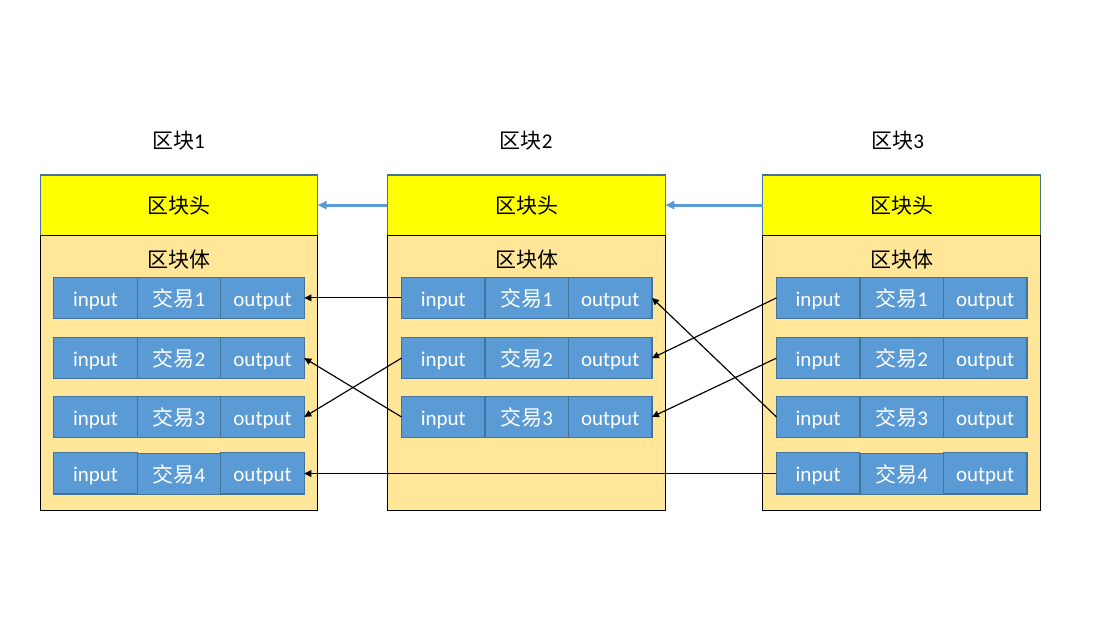
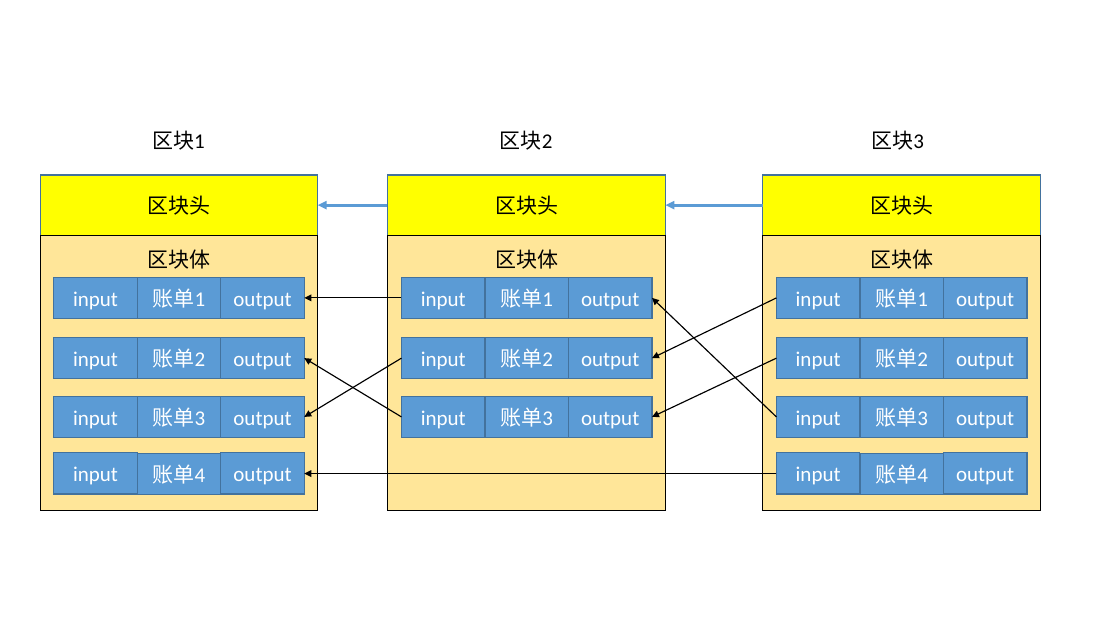
Before and after one commit to qiaojialin/-, a slide deck: slide 1 of 公号文章配图.pptx. Drawn at 1120x630 pixels with LibreOffice and Linux fonts; fonts in the diff are those of the drawing. Boxes give left, top, right and bottom in pixels: in the first picture for what was removed or moved away, otherwise in the second. Text is boxed around its words. In the diff, an @@ line names an element or a change of style, - is before the commit and + after.

Commit message:
修改交易-》账单

```diff
--- a/公号文章配图.pptx
+++ b/公号文章配图.pptx
@@ text in rectangle at (x1=153, y1=288, x2=206, y2=308): text changed @@
-交易1
+账单1
@@ text in rectangle at (x1=500, y1=288, x2=553, y2=308): text changed @@
-交易1
+账单1
@@ text in rectangle at (x1=875, y1=288, x2=928, y2=308): text changed @@
-交易1
+账单1
@@ text in rectangle at (x1=153, y1=348, x2=206, y2=368): text changed @@
-交易2
+账单2
@@ text in rectangle at (x1=500, y1=348, x2=553, y2=368): text changed @@
-交易2
+账单2
@@ text in rectangle at (x1=875, y1=348, x2=928, y2=368): text changed @@
-交易2
+账单2
@@ text in rectangle at (x1=153, y1=407, x2=206, y2=427): text changed @@
-交易3
+账单3
@@ text in rectangle at (x1=500, y1=407, x2=553, y2=427): text changed @@
-交易3
+账单3
@@ text in rectangle at (x1=875, y1=407, x2=928, y2=427): text changed @@
-交易3
+账单3
@@ text in rectangle at (x1=153, y1=464, x2=206, y2=484): text changed @@
-交易4
+账单4
@@ text in rectangle at (x1=875, y1=464, x2=928, y2=484): text changed @@
-交易4
+账单4
```
